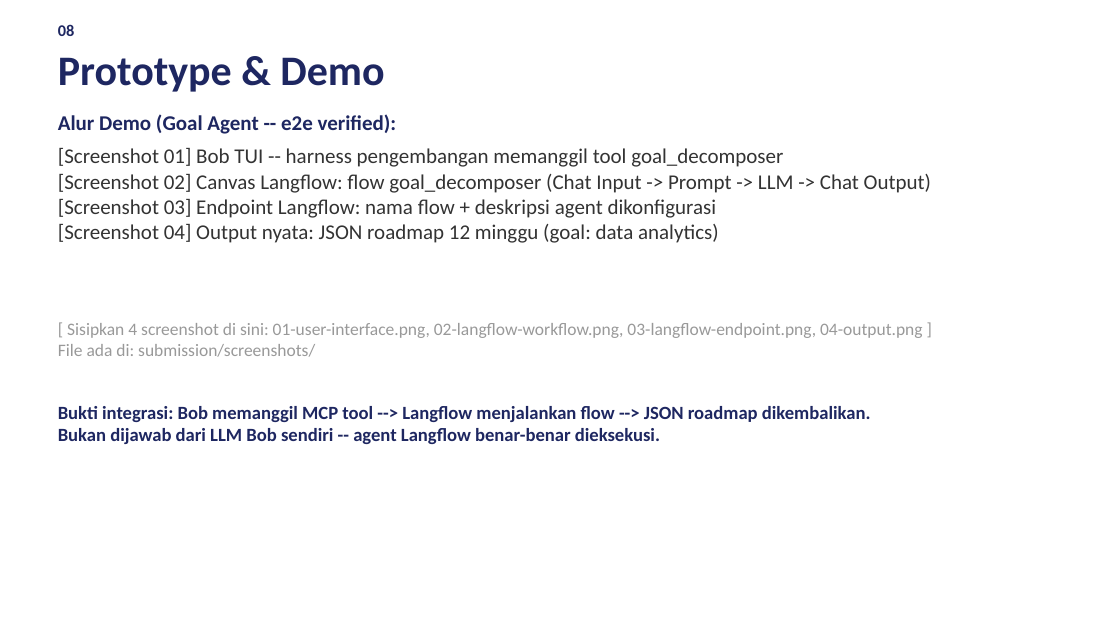
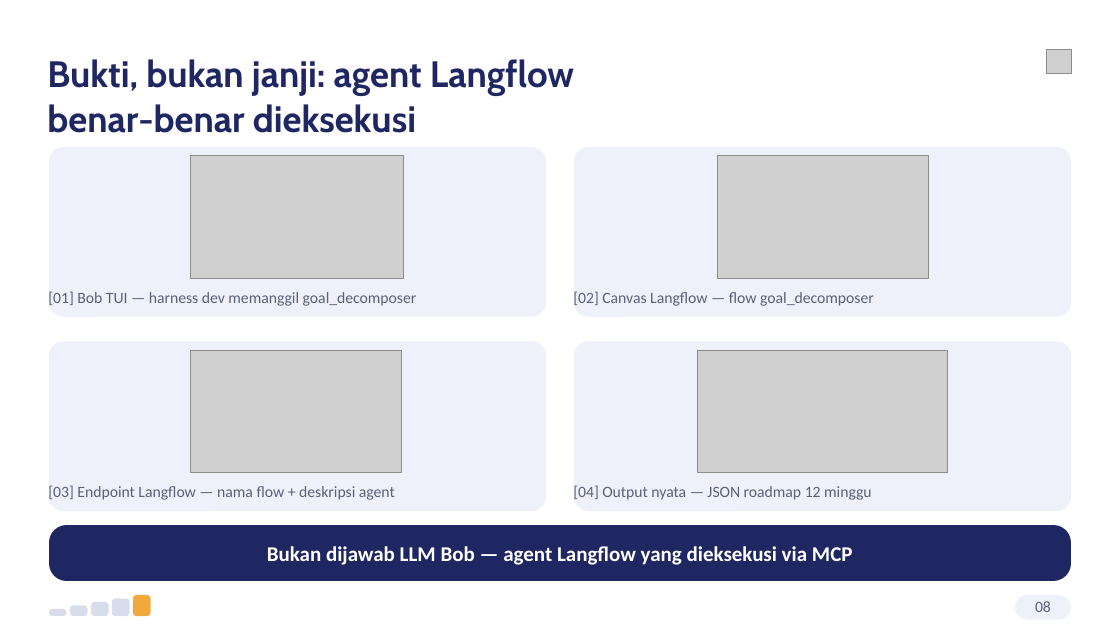
Before and after one commit to mmuchsin/serambi-ai, a slide deck: slide 8 of slides/serambi-pitch-deck.pptx. Drawn at 1120x630 pixels with LibreOffice and Linux fonts; fonts in the diff are those of the drawing; grey boxes stand for pictures. Boxes give left, top, right and bottom in pixels: in the first picture for what was removed or moved away, otherwise in the second. Text is boxed around its words. In the diff, an @@ line names an element or a change of style, - is before the commit and + after.

```diff
--- a/slides/serambi-pitch-deck.pptx
+++ b/slides/serambi-pitch-deck.pptx
@@ text added at box(47, 59, 574, 133), 31.5 pt, text #1E2761, bold @@
+Bukti, bukan janji: agent Langflow
+benar-benar dieksekusi
@@ text removed at box(58, 57, 384, 92) @@
-Prototype & Demo
@@ picture added at box(1047, 49, 1071, 73) @@
@@ text removed at box(58, 114, 397, 134) @@
-Alur Demo (Goal Agent -- e2e verified):
@@ rounded rectangle added at box(49, 147, 546, 317), fill #EEF1F9 @@
@@ text removed at box(58, 148, 931, 243) @@
-[Screenshot 01] Bob TUI -- harness pengembangan memanggil tool goal_decomposer
-[Screenshot 02] Canvas Langflow: flow goal_decomposer (Chat Input -> Prompt -> LLM -> Chat Output)
-[Screenshot 03] Endpoint Langflow: nama flow + deskripsi agent dikonfigurasi
-[Screenshot 04] Output nyata: JSON roadmap 12 minggu (goal: data analytics)
@@ rounded rectangle added at box(574, 147, 1071, 317), fill #EEF1F9 @@
@@ picture added at box(191, 155, 403, 278) @@
@@ picture added at box(718, 155, 928, 278) @@
@@ text added at box(48, 291, 417, 306), 13.5 pt, text #5A6178 @@
+[01] Bob TUI — harness dev memanggil goal_decomposer
@@ text added at box(573, 291, 874, 306), 13.5 pt, text #5A6178 @@
+[02] Canvas Langflow — flow goal_decomposer
@@ text removed at box(58, 323, 923, 357) @@
-[ Sisipkan 4 screenshot di sini: 01-user-interface.png, 02-langflow-workflow.png, 03-langflow-endpoint.png, 04-output.png ]
-File ada di: submission/screenshots/
@@ rounded rectangle added at box(49, 341, 546, 511), fill #EEF1F9 @@
@@ picture added at box(191, 350, 402, 473) @@
@@ rounded rectangle added at box(574, 341, 1071, 511), fill #EEF1F9 @@
@@ picture added at box(697, 350, 948, 473) @@
@@ text removed at box(58, 406, 871, 444) @@
-Bukti integrasi: Bob memanggil MCP tool --> Langflow menjalankan flow --> JSON roadmap dikembalikan.
-Bukan dijawab dari LLM Bob sendiri -- agent Langflow benar-benar dieksekusi.
@@ text added at box(48, 485, 395, 500), 13.5 pt, text #5A6178 @@
+[03] Endpoint Langflow — nama flow + deskripsi agent
@@ text added at box(573, 485, 872, 500), 13.5 pt, text #5A6178 @@
+[04] Output nyata — JSON roadmap 12 minggu
@@ rounded rectangle added at box(49, 525, 1071, 581), fill #1E2761 @@
@@ text added at box(267, 546, 853, 565), 18 pt, text #FFFFFF, bold @@
+Bukan dijawab LLM Bob — agent Langflow yang dieksekusi via MCP
@@ group added at box(49, 595, 1071, 619): 6 rounded rectangles @@
@@ text "08": place and size @@
-text "08" at box(58, 24, 75, 36)
+text "08" at box(1035, 601, 1051, 612)
@@ text "08" at box(1035, 601, 1051, 612): size 14 to 13.5 pt, text colour #1E2761 to #5A6178, bold off; alignment left to centre @@
```
Also in this commit, not shown: 9 other slides changed, 1 slide added, 1 slide removed, 13 other files.
